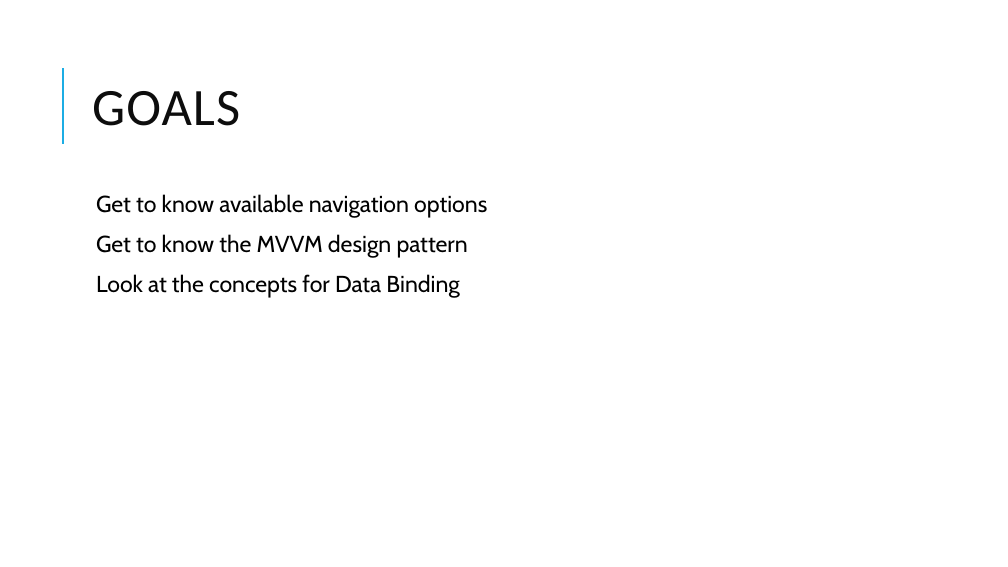
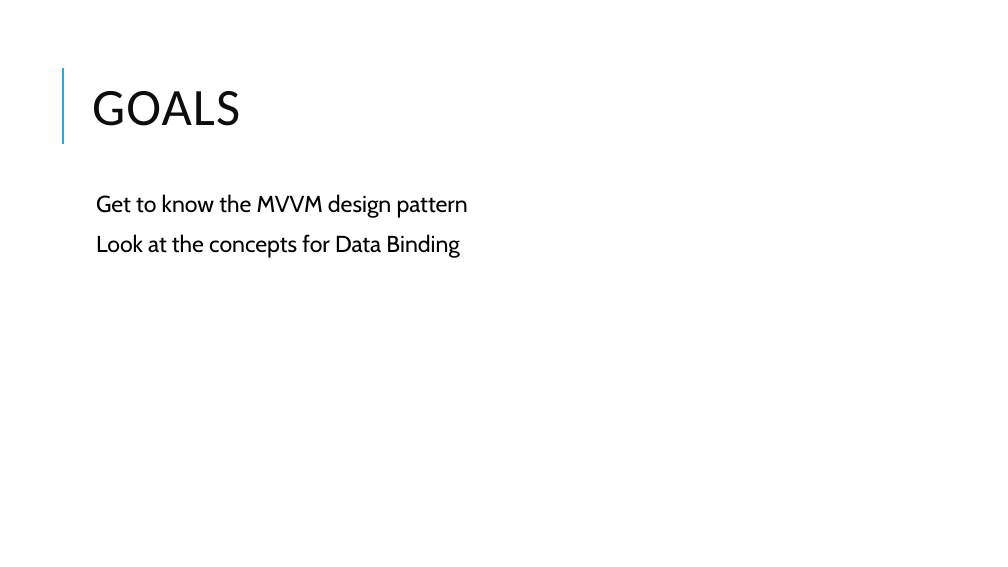
Before and after one commit to jasho/pv239-maui, a slide deck: slide 22 of 03_MVVM/PV239-Xamarin-03_MVVM.pptx (slide 4 before the commit). Drawn at 1008x567 pixels with LibreOffice and Linux fonts; fonts in the diff are those of the drawing. Boxes give left, top, right and bottom in pixels: in the first picture for what was removed or moved away, otherwise in the second. Text is boxed around its words. In the diff, an @@ line names an element or a change of style, - is before the commit and + after.

```diff
--- a/03_MVVM/PV239-Xamarin-03_MVVM.pptx
+++ b/03_MVVM/PV239-Xamarin-03_MVVM.pptx
@@ text at (x1=96, y1=194, x2=487, y2=218): paragraph removed @@
-  Get to know available navigation options
```
Also in this commit, not shown: 2 other slides changed, 1 slide added, 7 slides removed, 20 other files.
